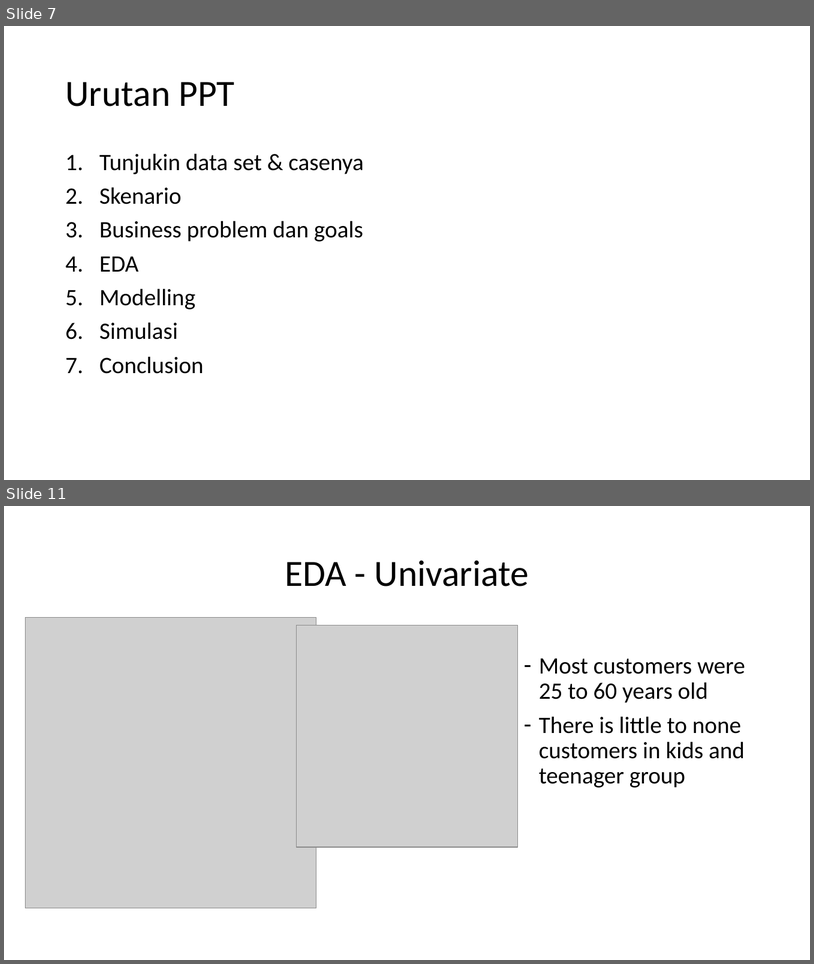
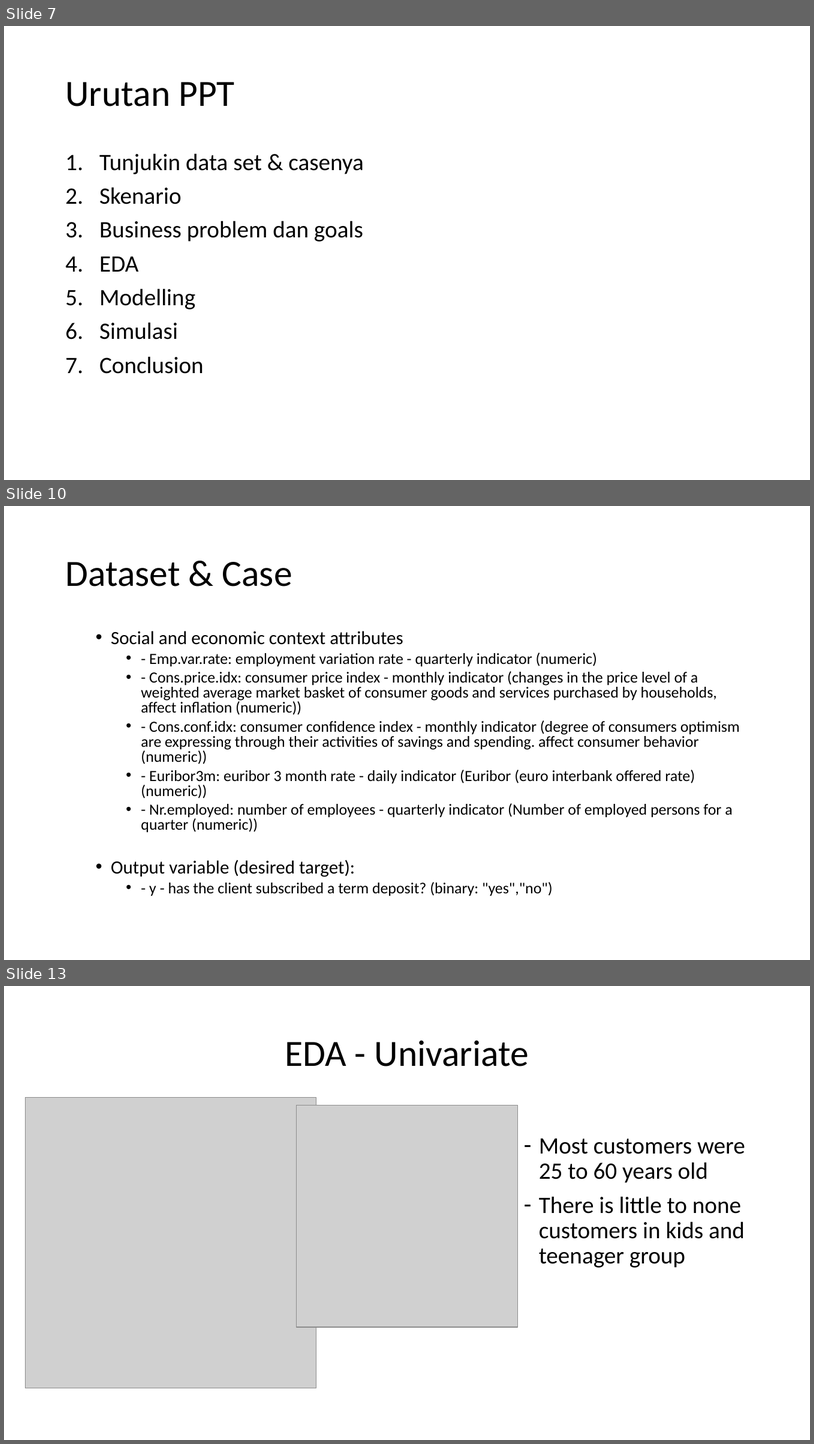
Before and after one commit to abdullahayas123/Tes-Model-Marketing-Scipy, a slide deck: Skenario Kesimpulan.pptx. Shown one above the other, each under a label of ours: slides 7 and 11 before the commit, slides 7, 10 and 13 after it; the slides between them are not shown. The pictures are 814x964 and 814x1444 pixels, drawn with LibreOffice and Linux fonts; fonts in the diff are those of the drawing; grey boxes stand for pictures. Boxes give left, top, right and bottom in pixels: in the first picture for what was removed or moved away, otherwise in the second. Text is boxed around its words. In the diff, an @@ line names an element or a change of style, - is before the commit and + after.

```diff
--- a/Skenario Kesimpulan.pptx
+++ b/Skenario Kesimpulan.pptx
@@ slide 10 added at (x1=4, y1=506, x2=810, y2=960), background #FFFFFF @@
@@ title added at (x1=65, y1=562, x2=293, y2=586), 44 pt, text #000000 @@
+Dataset & Case
@@ text added at (x1=111, y1=631, x2=740, y2=896), 18.5 pt, text #000000 @@
+  • Social and economic context attributes
+    • - Emp.var.rate: employment variation rate - quarterly indicator (numeric)
+    • - Cons.price.idx: consumer price index - monthly indicator (changes in the price level of a weighted average market basket of consumer goods and services purchased by households, affect inflation (numeric))
+    • - Cons.conf.idx: consumer confidence index - monthly indicator (degree of consumers optimism are expressing through their activities of savings and spending. affect consumer behavior (numeric))
+    • - Euribor3m: euribor 3 month rate - daily indicator (Euribor (euro interbank offered rate) (numeric))
+    • - Nr.employed: number of employees - quarterly indicator (Number of employed persons for a quarter (numeric))
+  • Output variable (desired target):
+    • - y - has the client subscribed a term deposit? (binary: "yes","no")
@@ what was slide 11 is now slide 13 @@
```
Also in this commit, not shown: 3 slides changed, 1 other slide added.
